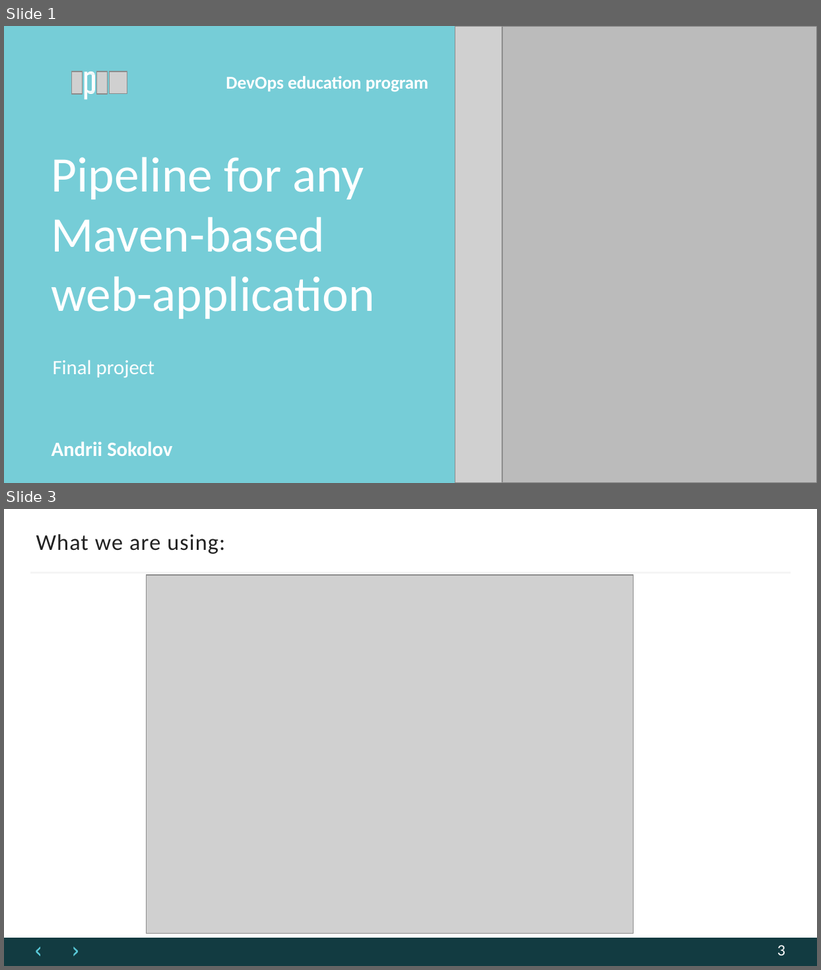
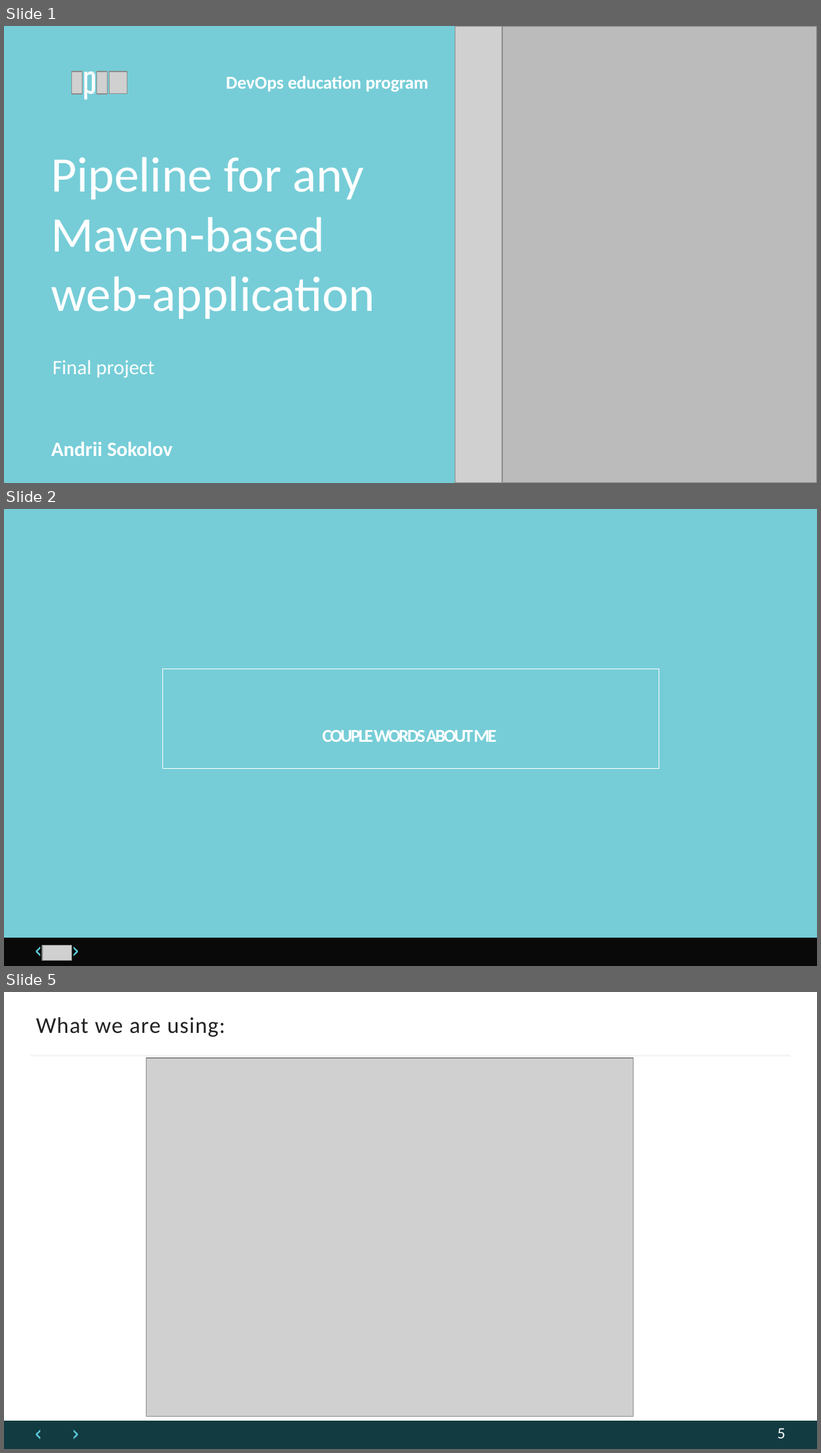
Before and after one commit to ansokoloff/DevOps_online_Dnipro_2022Q1Q2, a slide deck: Finalpresentaion.pptx. Shown one above the other, each under a label of ours: slides 1 and 3 before the commit, slides 1, 2 and 5 after it; the slides between them are not shown. The pictures are 821x970 and 821x1453 pixels, drawn with LibreOffice and Linux fonts; fonts in the diff are those of the drawing; grey boxes stand for pictures; background and template pictures are left out. Boxes give left, top, right and bottom in pixels: in the first picture for what was removed or moved away, otherwise in the second. Text is boxed around its words. In the diff, an @@ line names an element or a change of style, - is before the commit and + after.

```diff
--- a/Finalpresentaion.pptx
+++ b/Finalpresentaion.pptx
@@ slide 2 added at bbox=[4, 509, 817, 966], background #FFFFFF @@
@@ freeform shape added at bbox=[4, 509, 817, 938], fill #76CDD7 @@
@@ rectangle added at bbox=[162, 669, 659, 768], fill #76CDD7, outline #FFFFFF 0.5 pt, 16 pt, text #FFFFFF, bold @@
+COUPLE WORDS ABOUT ME
@@ freeform shape added at bbox=[4, 938, 817, 966], fill #090909 @@
@@ freeform shape added at bbox=[36, 947, 77, 957], fill #58C7D6 @@
@@ picture added at bbox=[42, 946, 71, 960] @@
@@ what was slide 3 is now slide 5 @@
@@ page number at bbox=[778, 1428, 785, 1439]: text changed @@
-3
+5
```
Also in this commit, not shown: 1 slide changed, 1 other slide added.
